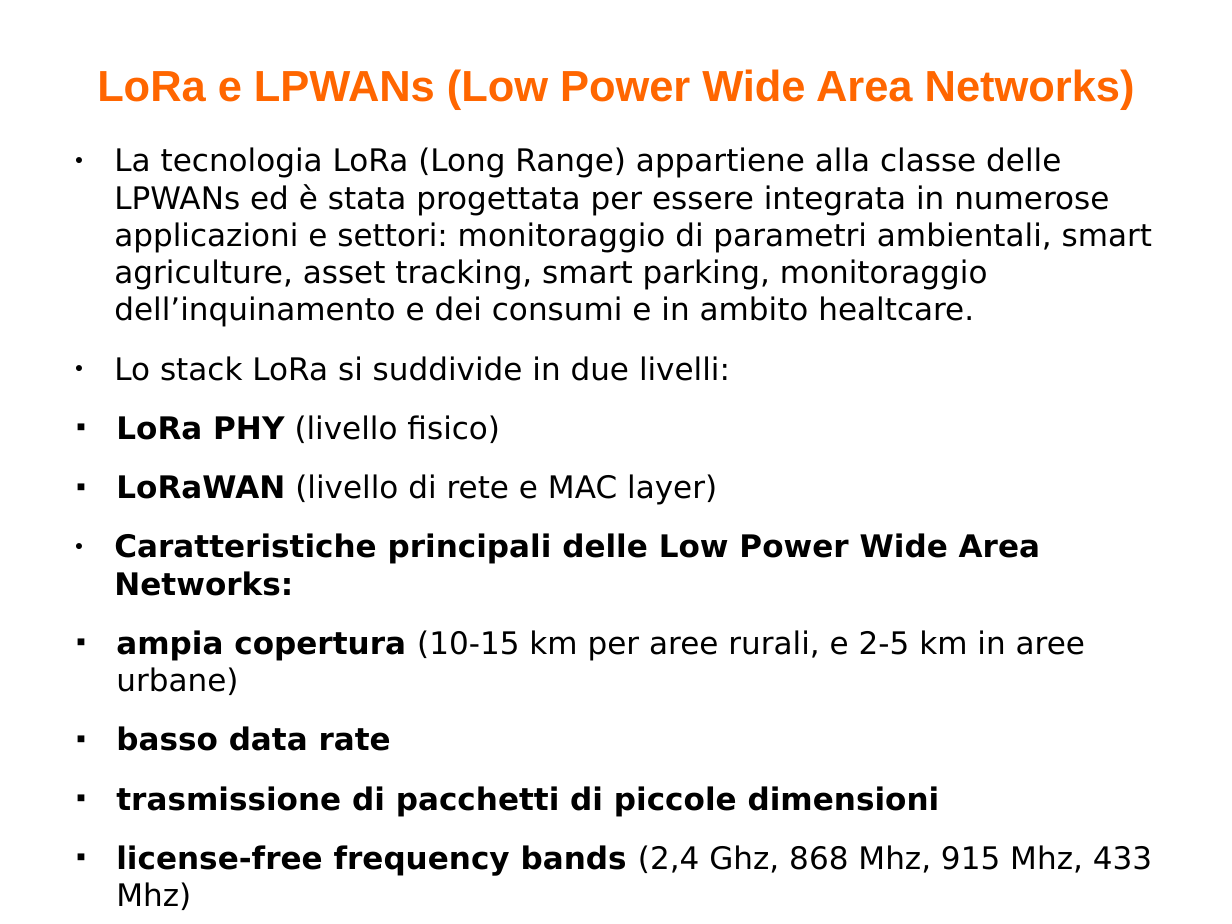
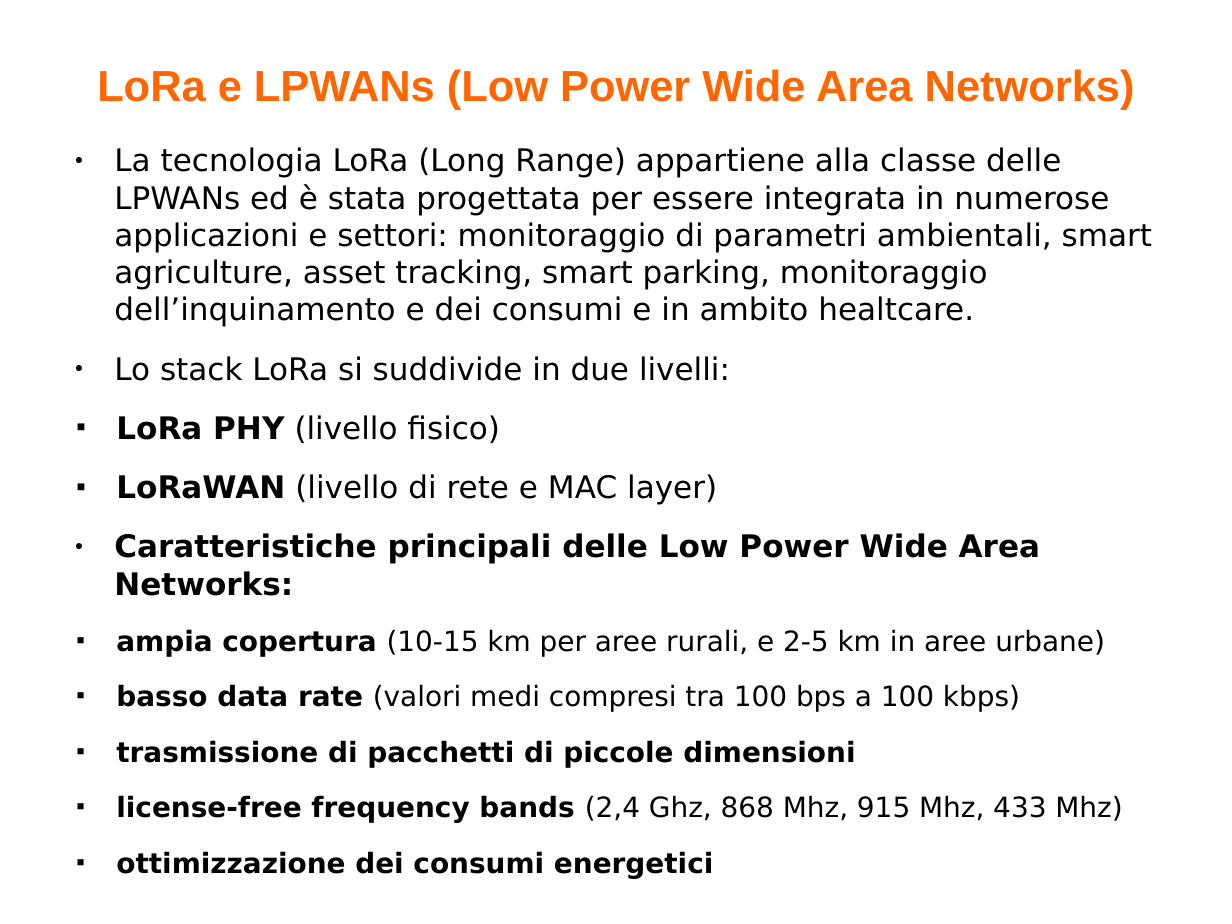
Before and after one commit to biagiom/QuakeSense, a slide deck: slide 12 of Presentazione_QuakeSense.odp (slide 11 before the commit). Drawn at 1232x924 pixels with LibreOffice and Linux fonts; fonts in the diff are those of the drawing. Boxes give left, top, right and bottom in pixels: in the first picture for what was removed or moved away, otherwise in the second. Text is boxed around its words. In the diff, an @@ line names an element or a change of style, - is before the commit and + after.

```diff
--- a/Presentazione_QuakeSense.odp
+++ b/Presentazione_QuakeSense.odp
@@ text at <box>116,629,1122,878</box>: size 20 to 18 pt in "ampia copertura (10-15 km per aree rurali, ...", "trasmissione di pacchetti di piccole dimensioni", "license-free frequency bands (2,4 Ghz, 868 Mhz, ...", "ottimizzazione dei consumi energetici" @@
@@ text at <box>116,684,1020,712</box>: text changed; size 20 to 18 pt; bold off @@
-■ basso data rate
+■ basso data rate (valori medi compresi tra 100 bps a 100 kbps)
```
Also in this commit, not shown: 12 other slides changed, 1 slide added, 1 other file.
